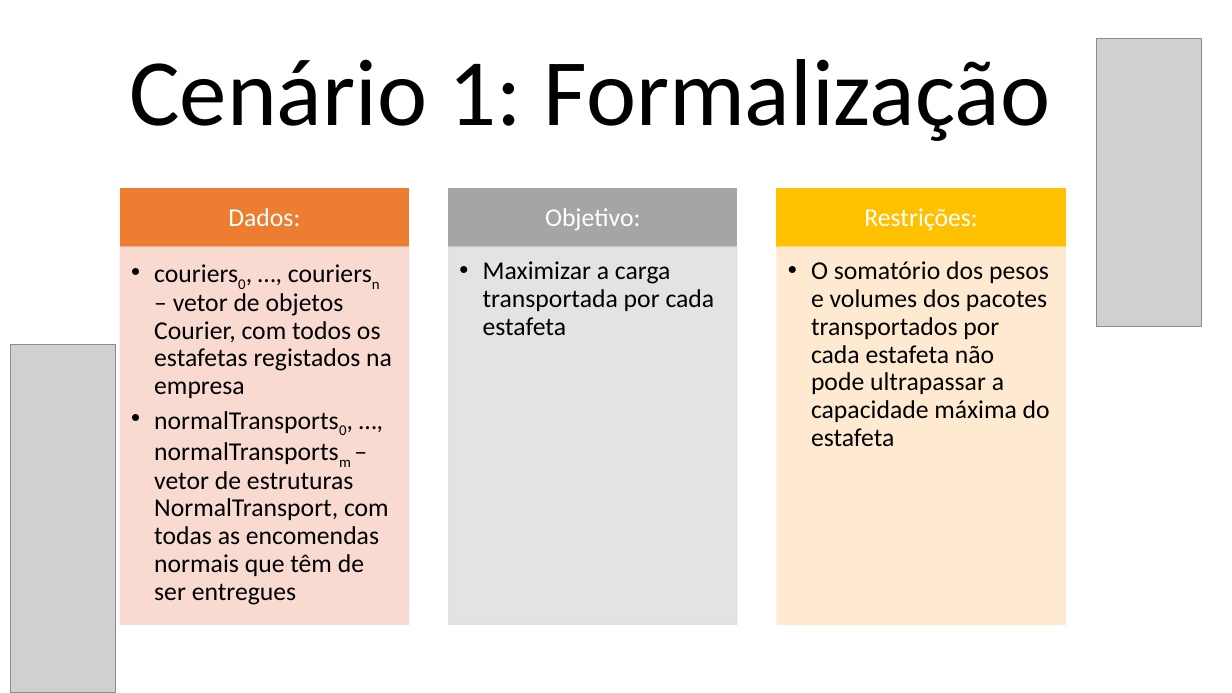
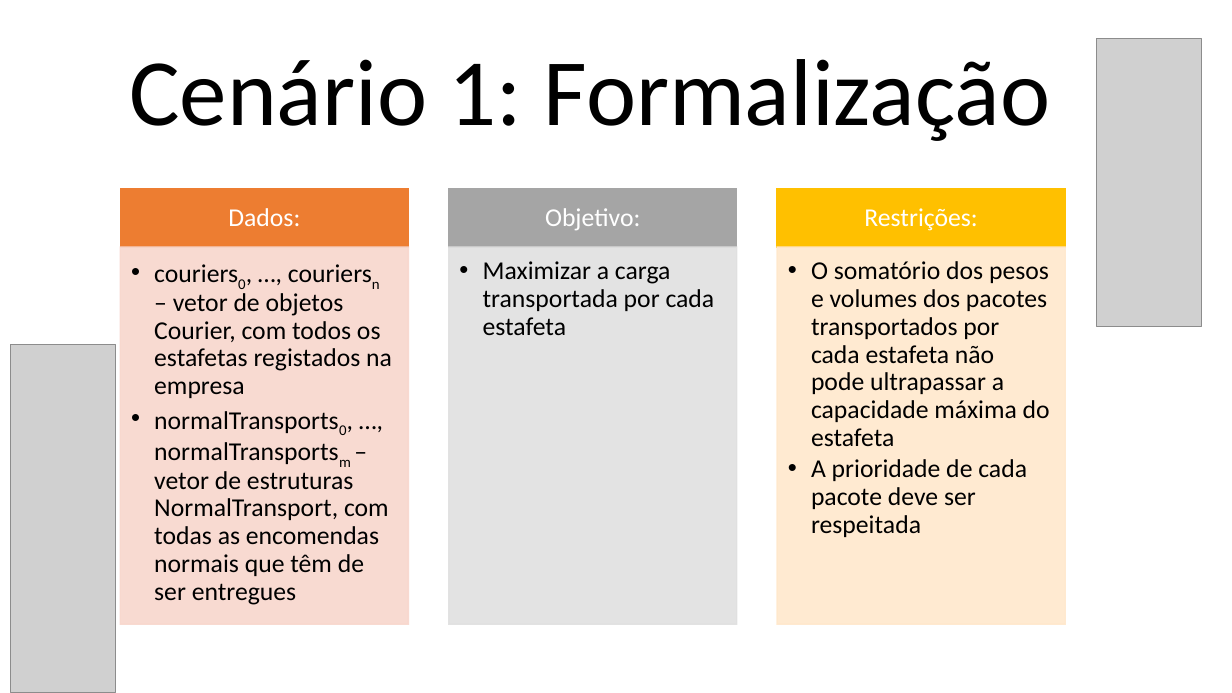
Before and after one commit to afs202005277/UrbanLogisticsOptimizer, a slide deck: slide 3 of Apresentacao.pptx. Drawn at 1232x693 pixels with LibreOffice and Linux fonts; fonts in the diff are those of the drawing; grey boxes stand for pictures. Boxes give left, top, right and bottom in pixels: in the first picture for what was removed or moved away, otherwise in the second. Text is boxed around its words. In the diff, an @@ line names an element or a change of style, - is before the commit and + after.

```diff
--- a/Apresentacao.pptx
+++ b/Apresentacao.pptx
@@ text at box(811, 459, 1027, 537): paragraph added @@
+  • A prioridade de cada pacote deve ser respeitada
```
Also in this commit, not shown: 7 other slides changed.
